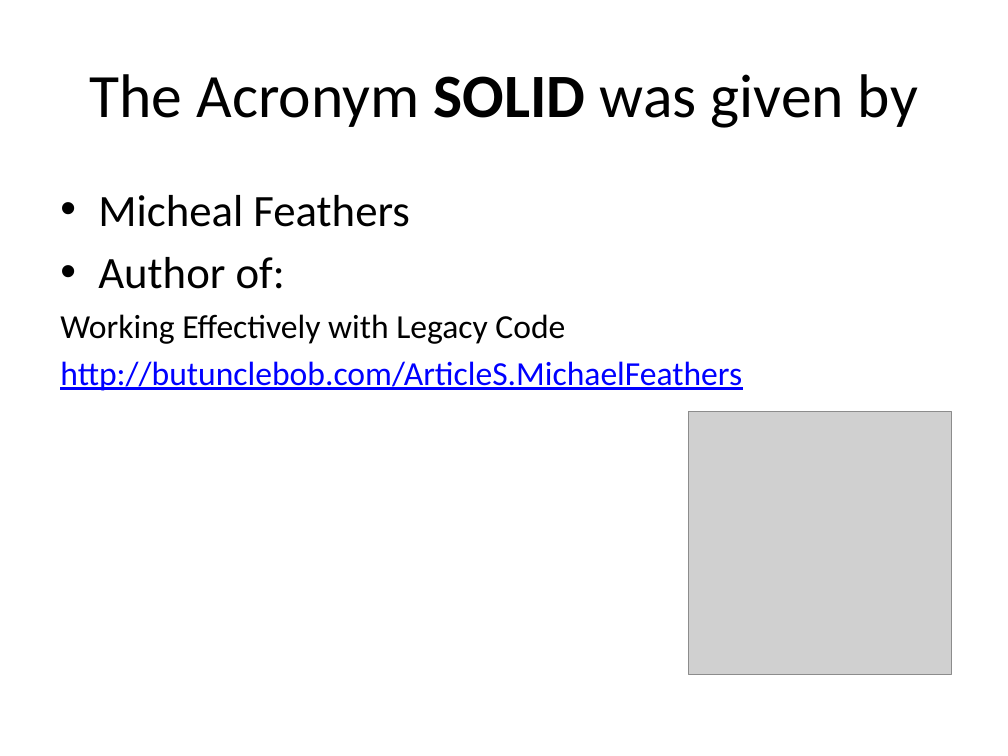
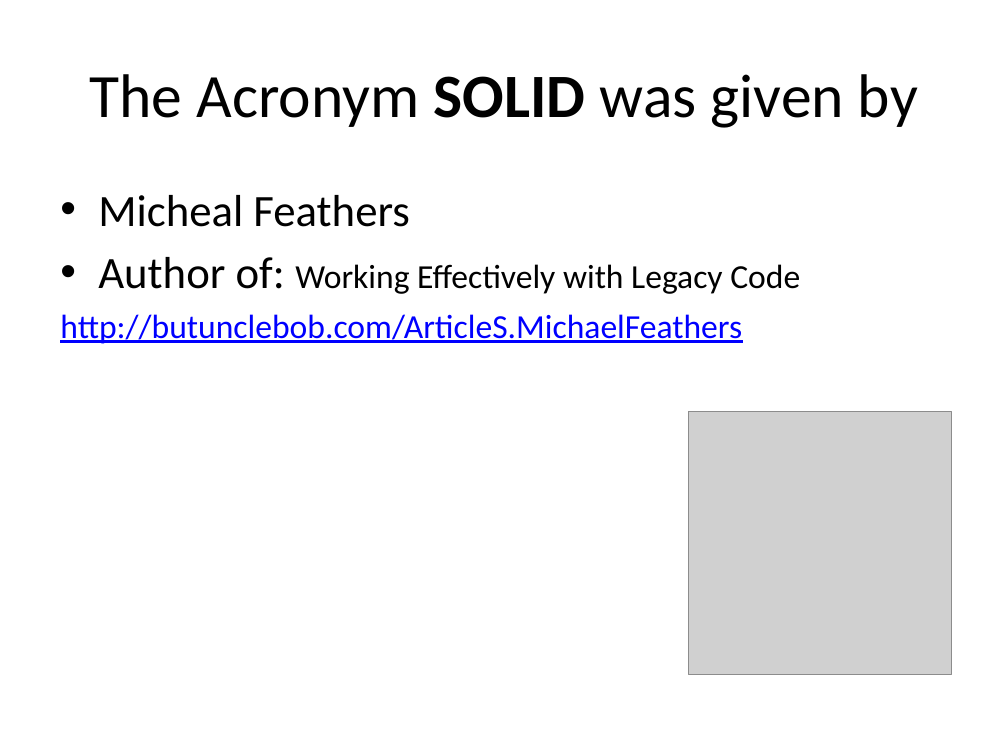
Before and after one commit to sameeri/solid, a slide deck: slide 25 of SOLID Principles of OOD v2.pptx (slide 28 before the commit). Drawn at 1008x756 pixels with LibreOffice and Linux fonts; fonts in the diff are those of the drawing; grey boxes stand for pictures. Boxes give left, top, right and bottom in pixels: in the first picture for what was removed or moved away, otherwise in the second. Text is boxed around its words. In the diff, an @@ line names an element or a change of style, - is before the commit and + after.

```diff
--- a/SOLID Principles of OOD v2.pptx
+++ b/SOLID Principles of OOD v2.pptx
@@ text at [98, 257, 800, 294]: text changed @@
-• Author of:
-Working Effectively with Legacy Code
+• Author of: Working Effectively with Legacy Code
```
Also in this commit, not shown: 8 other slides changed, 12 slides added, 1 slide removed.
